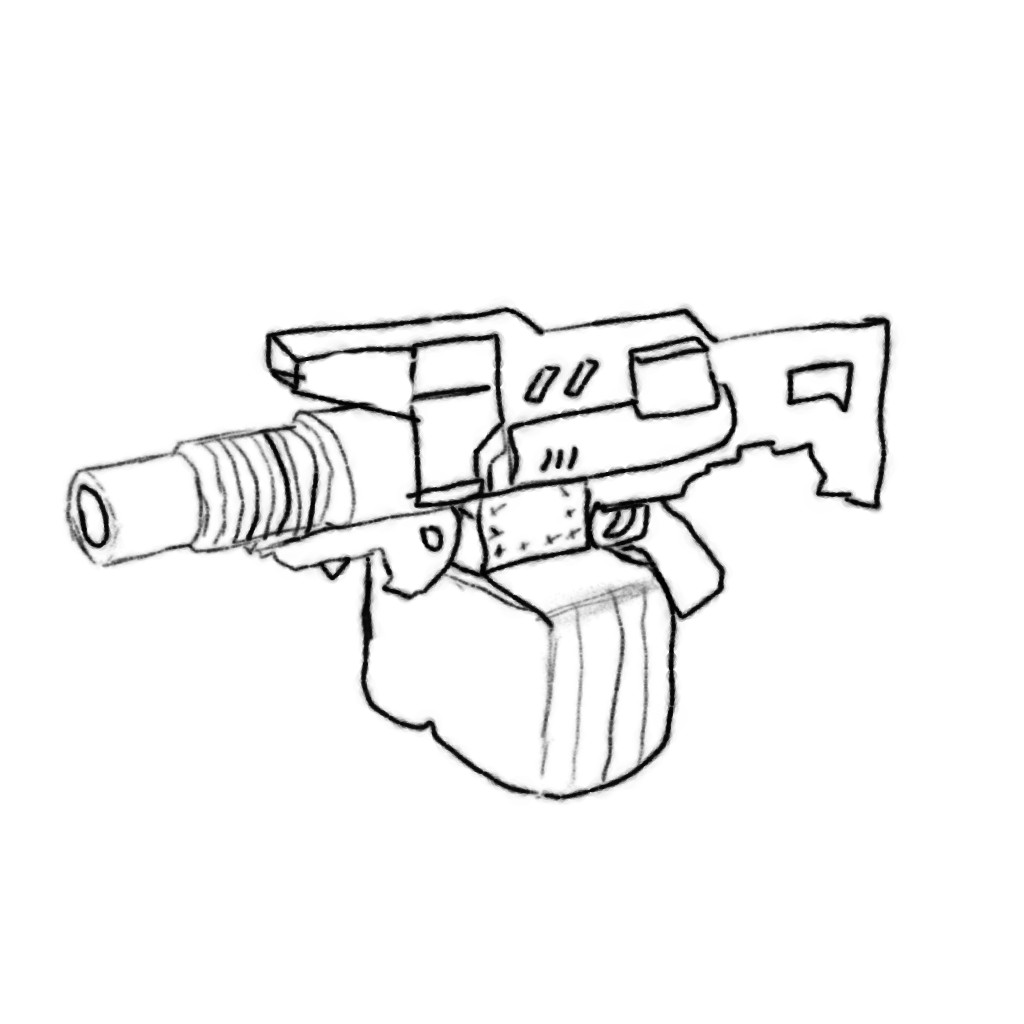
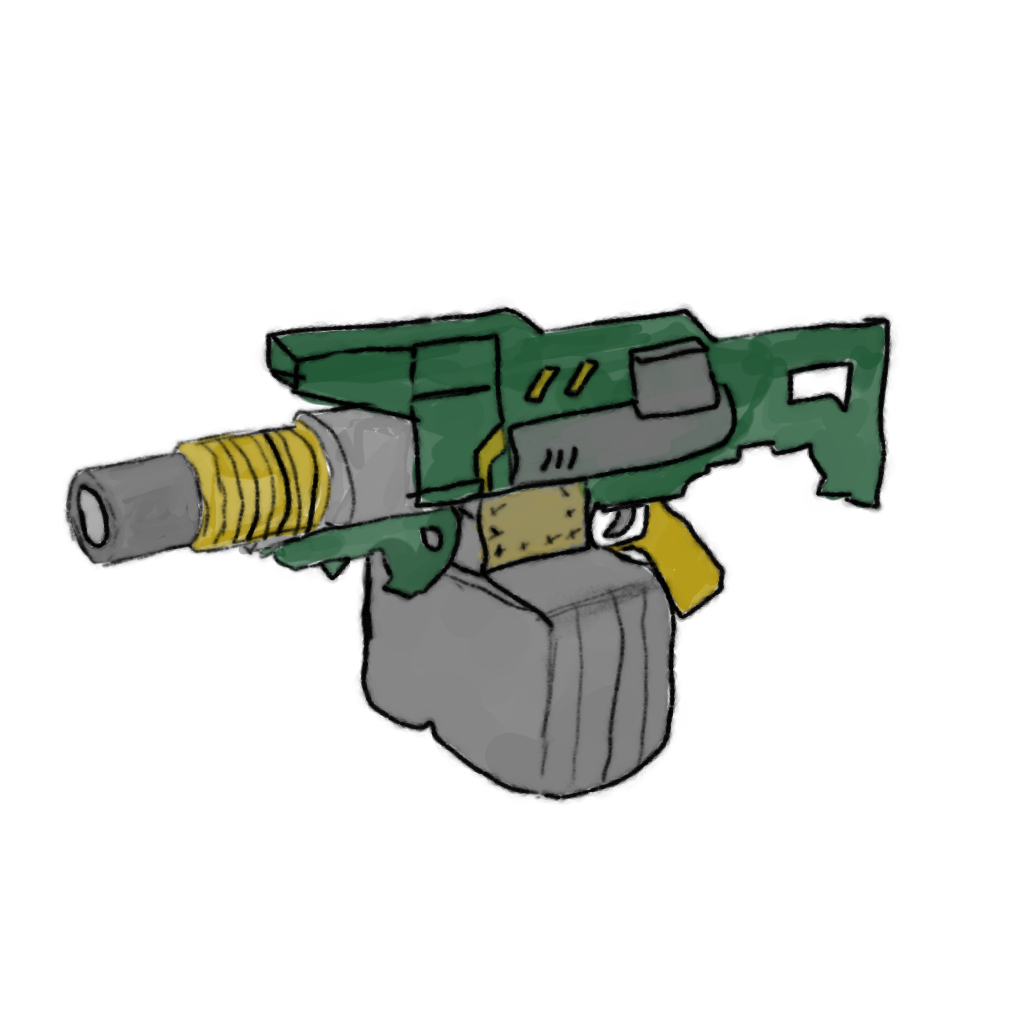
Two versions of the same layered image (1024px x 1024px). Layer-by-layer changes:
painted on "Malebene 1" over [left=65, top=310, right=889, bottom=796]
added layer "Malebene 3" above "Malebene 6" over [left=128, top=310, right=889, bottom=640]
added layer "Malebene 6" above "Malebene 5" over [left=448, top=320, right=768, bottom=512]
added layer "Malebene 5" above "Malebene 7" over [left=256, top=310, right=889, bottom=640]
added layer "Malebene 7" above "Malebene 4" over [left=320, top=448, right=704, bottom=796]
added layer "Malebene 4" above "Hand_grenade_launcherscifi_3d_model_from_KBASI.png" over [left=65, top=384, right=448, bottom=576]
